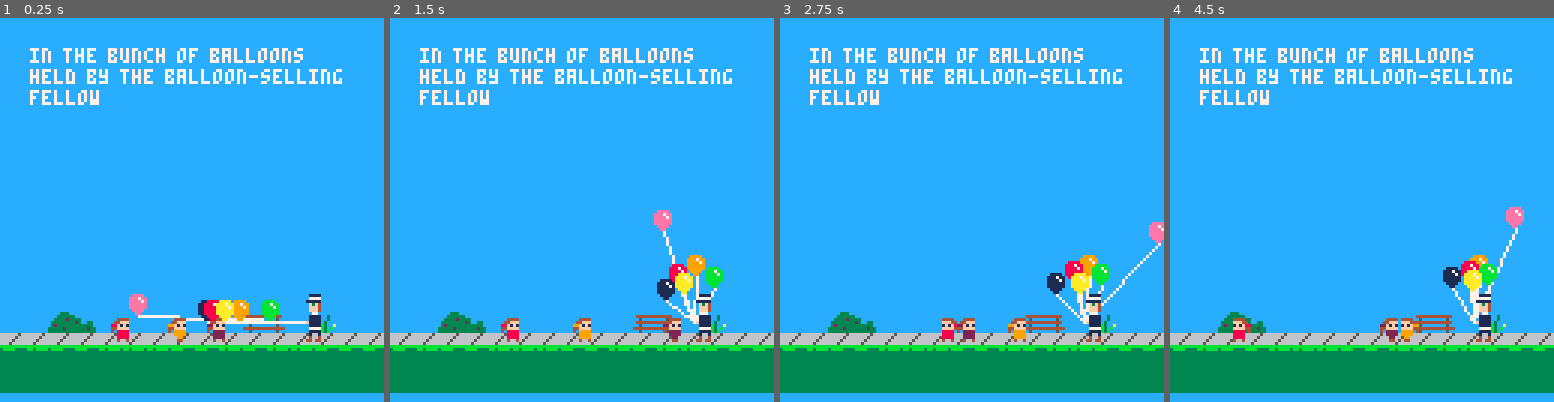
Above: before the commit, frames 1-4 (left to right).
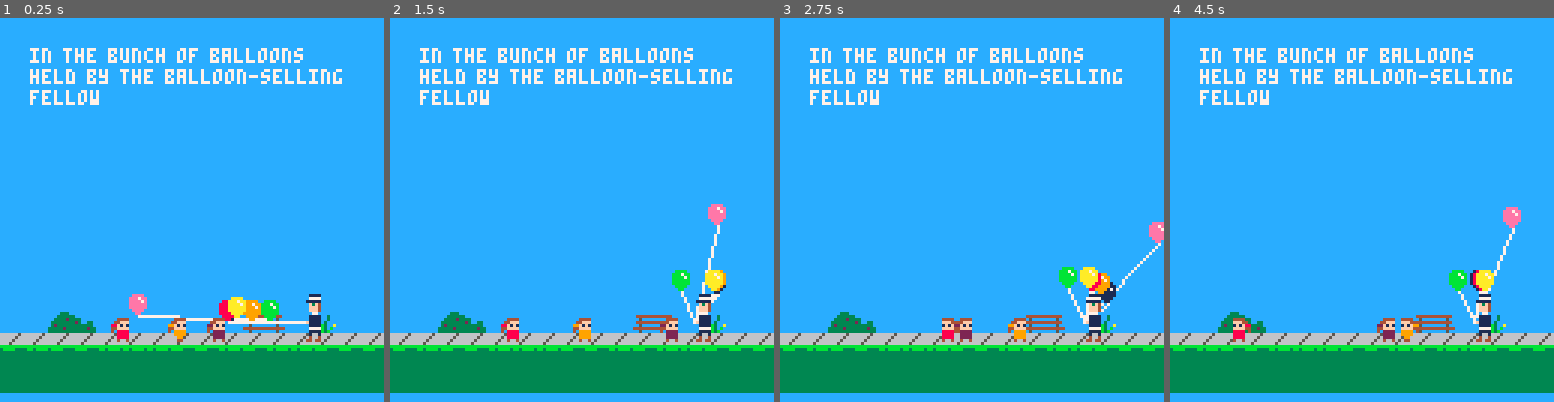
Above: after the commit, the same moments.

Repository: iffy/ppb-pico
Game: PICO-8 cartridge ppb.p8
Same seed, same stepped clock (60 frames per second), same inputs: the game is played once before the commit and once after it.
Inputs:
- Up to frame 1 (0.25 s): no input
- Up to frame 2 (1.5 s): no input
- Up to frame 3 (2.75 s): hold Right 1.6-2.1 s; hold Up 2.15-2.42 s; hold Right from 2.47 s (still down)
- Up to frame 4 (4.5 s): release Right at 3.03 s; hold Left 3.08-3.58 s; hold Down 3.63-3.97 s; hold Right from 4.02 s (still down)

The runs differ from the first frame. In frame 1, 0.8% of the frame differs, in the area x 51-70%, y 72-80%; in frame 2, 2.0%, in the area x 68-88%, y 48-85%; in frame 3, 1.6%; in frame 4, 1.5%.

Commit message:
actors get stuck inside each other

Diff:
--- a/ppb.p8
+++ b/ppb.p8
@@ -56,11 +56,14 @@
 actors = {}
 tethers = {}
 
+NEXTID = 1
 -- largely copied from collide.p8
 -- make an actor
 -- x,y means center of the actor in map tiles (not pixels)
 function make_actor(tx, ty, type)
     a = {}
+    a.id = NEXTID
+    NEXTID += 1
     -- posish
     a.tx = tx
     a.ty = ty
@@ -285,39 +286,71 @@
 -- check and react to collisions for a particular actor
 -- returns a table of actors which are collided
 --
+DONE_COLLISIONS = {}
 function collide_actor(a, others)
     local ret = {}
+    -- this actor's future position
     local nx = a.tx + a.vx
     local ny = a.ty + a.vy
-    for other in all(others) do
-        if (other != a and (
-            setcontains(other.collides_with, a.type)
-            or setcontains(a.collides_with, other.type))) then
-
-            local xdist = nx - other.tx
-            local ydist = ny - other.ty
-            if ((abs(xdist) < (a.w+other.w)) and
-                (abs(ydist) < (a.h+other.h))) then
+    for o in all(others) do
+        pair_key = min(a.id, o.id)..","..max(a.id, o.id)
+        if (not(setcontains(DONE_COLLISIONS, pair_key))
+            and o != a
+            and (
+                setcontains(o.collides_with, a.type)
+                or setcontains(a.collides_with, o.type))
+            ) then
+
+            -- o actor's future position
+            local onx = o.tx + o.vx
+            local ony = o.ty + o.vy
+
+            local xdist = onx - nx
+            local ydist = ony - ny
+
+            if ((abs(xdist) < (a.w+o.w)) and
+                (abs(ydist) < (a.h+o.h))) then
+
                 -- they have collided
-                add(ret, other)
-
-                -- copyied from collide
+                add(ret, o)
+
+                angle = atan2(xdist, ydist)
+                vectx = cos(angle)
+                vecty = sin(angle)
+
+                a_dot = a.vx * vectx + a.vy * vecty
+                o_dot = o.vx * vectx + o.vy * vecty
+
+                optimizedp = (2 * (a_dot - o_dot)) / (a.mass + o.mass)
+
+                a.vx = a.vx - optimizedp * a.mass * vectx
+                a.vy = a.vy - optimizedp * a.mass * vecty
+
+                o.vx = o.vx + optimizedp * o.mass * vectx
+                o.vy = o.vy + optimizedp * o.mass * vecty
+
+                -- angle = atan2(x2-x1, y2-y1)
+                -- vectx = cos(angle)
+                -- vecty = sin(angle)
+
+                -- copied from collide demo
                 -- collision reduces
-                if (a.vx != 0 and abs(xdist) <
-                    abs(a.tx-other.tx)) then
-                    v=a.vx + other.vx
-                    a.vx = v * a.bounce
-                    -- other.vx = v/2
-                end
-
-                if (a.vy != 0 and abs(ydist) <
-                    abs(a.ty-other.ty)) then
-                    v=a.vy + other.vy
-                    a.vy = v * a.bounce
-                    -- other.vy = v/2
-                end
+                -- if (a.vx != 0 and abs(xdist) <
+                --     abs(a.tx-o.tx)) then
+                --     v=a.vx + o.vx
+                --     a.vx = v * a.bounce
+                --     -- o.vx = v/2
+                -- end
+
+                -- if (a.vy != 0 and abs(ydist) <
+                --     abs(a.ty-o.ty)) then
+                --     v=a.vy + o.vy
+                --     a.vy = v * a.bounce
+                --     -- o.vy = v/2
+                -- end
             end
         end
+        addtoset(DONE_COLLISIONS, pair_key)
     end
     return ret
 end
@@ -417,6 +450,8 @@
 end
 
 function _update()
+    -- reset computed collisions
+    DONE_COLLISIONS = {}
     foreach(tethers, constrain_tether)
     foreach(actors, move_actor)
     pumpnarration()
